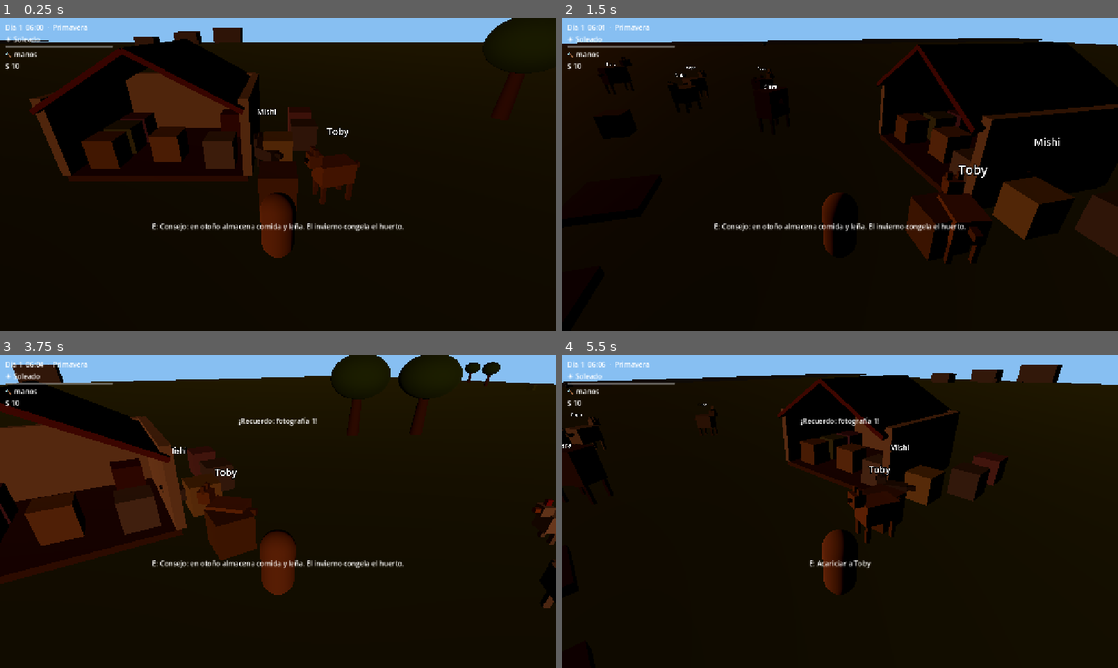
Above: before the commit, frames 1-4 (two rows, left to right).
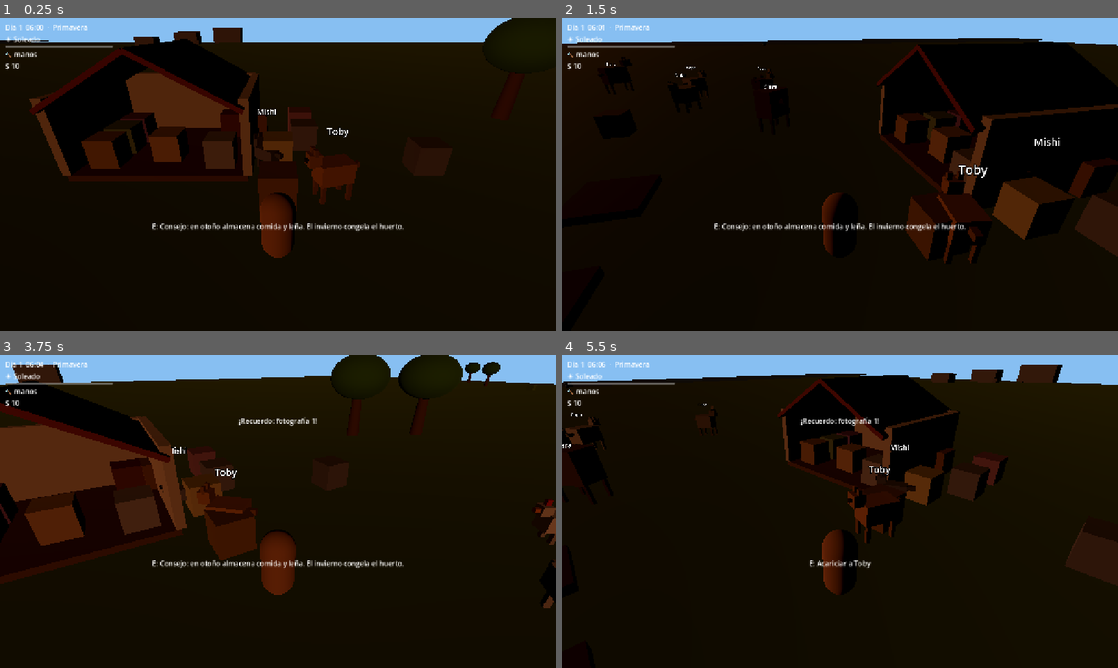
Above: after the commit, the same moments.

Repository: rafael-espinosa-rodriguez/nuestra-vida-en-el-campo
Game: Godot game, scene res://scenes/Main.tscn
The game is run twice, just before and just after one commit, with the same random seed, the same clock (stepped at 60 frames per second) and the same inputs.
Inputs (mouse positions are in pixels of both pictures, inside the frame that each line leads up to):
- Up to frame 1 (0.25 s): no input
- Up to frame 2 (1.5 s): tap Enter (ui_accept) at 0.5, 0.77, 1.07 s; move the mouse to (962, 158) at 0.52 s; hold D (move_right) 0.53-1.25 s; tap E (interact) at 0.6 s; click (962, 158) at 0.67 s; tap 6 at 0.8 s; drag from (728, 190) to (812, 237) at 1.27 s
- Up to frame 3 (3.75 s): move the mouse to (333, 442) at 2.02 s; hold D (move_right) 2.03-2.75 s; tap G (gift) at 2.1 s; click (333, 442) at 2.17 s; tap 6 at 2.3 s; drag from (250, 574) to (111, 464) at 2.77 s; move the mouse to (444, 558) at 3.52 s; hold A (move_left) from 3.53 s (still down); tap C (photo) at 3.6 s; click (444, 558) at 3.67 s
- Up to frame 4 (5.5 s): tap Enter (ui_accept) at 3.77, 4.07 s; tap 6 at 3.8, 5.3 s; release A (move_left) at 4.25 s; drag from (673, 464) to (756, 433) at 4.27 s; move the mouse to (867, 511) at 5.02 s; hold S (move_back) from 5.03 s (still down); tap T (trade) at 5.1 s; click (867, 511) at 5.17 s

The runs differ from the first frame. In frame 1, less than 0.1% of the frame differs, in the area x 46-48%, y 31-38%; in frame 2, 0.4%; in frame 3, 0.2%; in frame 4, 0.7%, in the area x 59-100%, y 29-74%.

Commit message:
feat(spec-024): armario, taller, cercas colocables, 3 decor extra + smoke

Diff:
--- a/project.godot
+++ b/project.godot
@@ -1,5 +1,10 @@
 ; Engine configuration file.
-; Nuestra Vida en el Campo — Godot 4 clásica (GDScript). MVP semana completa primavera.
+; It's best edited using the editor UI and not directly,
+; since the parameters that go here are not all obvious.
+;
+; Format:
+;   [section] ; section goes between []
+;   param=value ; assign values to parameters
 
 config_version=5
 
@@ -25,15 +30,15 @@
 MemorySystem="*res://scripts/systems/memory_system.gd"
 MCPRuntimeServer="*res://addons/godot_mcp_toolkit/runtime/mcp_runtime_server.gd"
 
-[editor_plugins]
-
-enabled=PackedStringArray("res://addons/godot_mcp_toolkit/plugin.cfg")
-
 [display]
 
 window/size/viewport_width=1280
 window/size/viewport_height=720
 window/stretch/mode="canvas_items"
+
+[editor_plugins]
+
+enabled=PackedStringArray("res://addons/godot_mcp_toolkit/plugin.cfg")
 
 [input]
 
@@ -87,13 +92,9 @@
 ]
 }
 
-[input_devices]
-
-pointing/emulate_touch_from_mouse=false
-
 [rendering]
 
 renderer/rendering_method="gl_compatibility"
 renderer/rendering_method.mobile="gl_compatibility"
+textures/vram_compression/import_etc2_astc=true
 environment/defaults/default_clear_color=Color(0.53, 0.75, 0.95, 1)
-textures/vram_compression/import_etc2_astc=true
--- /dev/null
+++ b/resources/data/items/cerca.tres
@@ -0,0 +1,10 @@
+[gd_resource type="Resource" script_class="ItemData" load_steps=2 format=3]
+
+[ext_resource type="Script" path="res://scripts/data/item_data.gd" id="1"]
+
+[resource]
+script = ExtResource("1")
+item_id = "cerca"
+display_name = "Cerca"
+category = 5
+max_stack = 10
--- /dev/null
+++ b/resources/data/items/decor_cortina.tres
@@ -0,0 +1,10 @@
+[gd_resource type="Resource" script_class="ItemData" load_steps=2 format=3]
+
+[ext_resource type="Script" path="res://scripts/data/item_data.gd" id="1"]
+
+[resource]
+script = ExtResource("1")
+item_id = "decor_cortina"
+display_name = "Cortina"
+category = 5
+max_stack = 1
--- /dev/null
+++ b/resources/data/items/decor_estanteria.tres
@@ -0,0 +1,10 @@
+[gd_resource type="Resource" script_class="ItemData" load_steps=2 format=3]
+
+[ext_resource type="Script" path="res://scripts/data/item_data.gd" id="1"]
+
+[resource]
+script = ExtResource("1")
+item_id = "decor_estanteria"
+display_name = "Estantería"
+category = 5
+max_stack = 1
--- /dev/null
+++ b/resources/data/items/decor_lampara.tres
@@ -0,0 +1,10 @@
+[gd_resource type="Resource" script_class="ItemData" load_steps=2 format=3]
+
+[ext_resource type="Script" path="res://scripts/data/item_data.gd" id="1"]
+
+[resource]
+script = ExtResource("1")
+item_id = "decor_lampara"
+display_name = "Lámpara"
+category = 5
+max_stack = 1
--- /dev/null
+++ b/scenes/Fence.tscn
@@ -0,0 +1,33 @@
+[gd_scene load_steps=4 format=3]
+
+[sub_resource type="StandardMaterial3D" id="mat_fence"]
+albedo_color = Color(0.55, 0.4, 0.24, 1)
+
+[sub_resource type="BoxMesh" id="mesh_post"]
+material = SubResource("mat_fence")
+size = Vector3(0.18, 1.1, 0.18)
+
+[sub_resource type="BoxMesh" id="mesh_rail"]
+material = SubResource("mat_fence")
+size = Vector3(0.1, 0.12, 2.0)
+
+[sub_resource type="BoxShape3D" id="shape_post"]
+size = Vector3(0.18, 1.1, 2.0)
+
+[node name="Fence" type="StaticBody3D"]
+
+[node name="Post" type="MeshInstance3D" parent="."]
+position = Vector3(0, 0.55, 0)
+mesh = SubResource("mesh_post")
+
+[node name="PostCol" type="CollisionShape3D" parent="."]
+position = Vector3(0, 0.55, 0)
+shape = SubResource("shape_post")
+
+[node name="Rail1" type="MeshInstance3D" parent="."]
+position = Vector3(0, 0.85, 0)
+mesh = SubResource("mesh_rail")
+
+[node name="Rail2" type="MeshInstance3D" parent="."]
+position = Vector3(0, 0.45, 0)
+mesh = SubResource("mesh_rail")
--- a/scenes/Main.tscn
+++ b/scenes/Main.tscn
@@ -54,6 +54,29 @@
 material = SubResource("mat_rug")
 size = Vector3(2.4, 0.06, 1.6)
 
+[sub_resource type="StandardMaterial3D" id="mat_curtain"]
+albedo_color = Color(0.7, 0.3, 0.35, 1)
+
+[sub_resource type="BoxMesh" id="mesh_curtain"]
+material = SubResource("mat_curtain")
+size = Vector3(0.08, 1.3, 0.9)
+
+[sub_resource type="StandardMaterial3D" id="mat_lamp"]
+albedo_color = Color(1.0, 0.9, 0.6, 1)
+emission_enabled = true
+emission = Color(1.0, 0.85, 0.5, 1)
+
+[sub_resource type="BoxMesh" id="mesh_lamp"]
+material = SubResource("mat_lamp")
+size = Vector3(0.35, 0.9, 0.35)
+
+[sub_resource type="StandardMaterial3D" id="mat_shelf"]
+albedo_color = Color(0.45, 0.3, 0.18, 1)
+
+[sub_resource type="BoxMesh" id="mesh_shelf"]
+material = SubResource("mat_shelf")
+size = Vector3(1.4, 1.7, 0.4)
+
 [sub_resource type="StandardMaterial3D" id="mat_water"]
 albedo_color = Color(0.3, 0.55, 0.85, 1)
 
@@ -244,6 +267,29 @@
 visible = false
 position = Vector3(0, 0.03, 0)
 mesh = SubResource("mesh_rug")
+
+[node name="DecorCortina" type="MeshInstance3D" parent="House" groups=["DecorCortina"]]
+visible = false
+position = Vector3(-2.8, 1.7, 0.5)
+mesh = SubResource("mesh_curtain")
+
+[node name="DecorLampara" type="MeshInstance3D" parent="House" groups=["DecorLampara"]]
+visible = false
+position = Vector3(2.4, 0.45, -1.5)
+mesh = SubResource("mesh_lamp")
+
+[node name="DecorEstanteria" type="MeshInstance3D" parent="House" groups=["DecorEstanteria"]]
+visible = false
+position = Vector3(-1.5, 0.85, -2.1)
+mesh = SubResource("mesh_shelf")
+
+[node name="Armario" parent="." instance=ExtResource("7")]
+position = Vector3(-1, 0.5, -7.5)
+prop_id = "armario"
+
+[node name="Taller" parent="." instance=ExtResource("7")]
+position = Vector3(5, 0.5, -4)
+prop_id = "taller"
 
 [node name="Decor" parent="." instance=ExtResource("7")]
 position = Vector3(-4, 0.5, -5)
--- a/scripts/components/prop.gd
+++ b/scripts/components/prop.gd
@@ -14,12 +14,16 @@
 	"fish": Color(0.35, 0.6, 0.85), "forage": Color(0.4, 0.6, 0.3),
 	"telar": Color(0.7, 0.5, 0.65), "decor": Color(0.85, 0.7, 0.5),
 	"corral": Color(0.55, 0.45, 0.3), "quesera": Color(0.9, 0.85, 0.55),
-	"conservera": Color(0.5, 0.65, 0.45)}
+	"conservera": Color(0.5, 0.65, 0.45), "armario": Color(0.6, 0.42, 0.28),
+	"taller": Color(0.5, 0.5, 0.55)}
 
 const DECOR_CATALOG := [
 	{"id": "decor_maceta", "name": "Maceta", "price": 10, "node": "DecorMaceta"},
 	{"id": "decor_cuadro", "name": "Cuadro", "price": 15, "node": "DecorCuadro"},
 	{"id": "decor_alfombra", "name": "Alfombra", "price": 20, "node": "DecorAlfombra"},
+	{"id": "decor_cortina", "name": "Cortina", "price": 12, "node": "DecorCortina"},
+	{"id": "decor_lampara", "name": "Lámpara", "price": 18, "node": "DecorLampara"},
+	{"id": "decor_estanteria", "name": "Estantería", "price": 25, "node": "DecorEstanteria"},
 ]
 
 var lit: bool = false
@@ -87,6 +91,10 @@
 			return "Picar " + forage_id + " (pico)" if forage_id in ["piedra", "mineral"] else "Recoger " + forage_id
 		"telar":
 			return "Tejer tela (2 lana)"
+		"armario":
+			return "Cambiar camisa"
+		"taller":
+			return "Hacer cerca (2 madera)"
 		"quesera":
 			return "Hacer queso/yogur (leche)"
 		"conservera":
@@ -149,6 +157,13 @@
 			if pl != null and inv != null and int(inv.call("get_count", "lana")) >= 2 and pl.spend_energy(4.0):
 				inv.call("remove_item", "lana", 2)
 				inv.call("add_item", "tela")
+		"armario":
+			if pl != null and pl.has_method("cycle_shirt"):
+				pl.cycle_shirt()
+		"taller":
+			if inv != null and int(inv.call("get_count", "madera")) >= 2:
+				inv.call("remove_item", "madera", 2)
+				inv.call("add_item", "cerca")
 		"quesera":
 			if pl != null:
 				_cook(pl, inv, ["queso", "yogur"])
--- a/scripts/player.gd
+++ b/scripts/player.gd
@@ -7,10 +7,14 @@
 @export var sprint_multiplier: float = 1.6
 @export var max_energy: float = 100.0
 
-const TOOLS: Array[String] = ["azada", "regadera", "hacha", "cana", "pico"]
+const TOOLS: Array[String] = ["azada", "regadera", "hacha", "cana", "pico", "cerca"]
+const SHIRTS := [Color(0.85, 0.6, 0.4), Color(0.4, 0.6, 0.85), Color(0.5, 0.75, 0.45), Color(0.75, 0.45, 0.7)]
 
 @onready var spring_arm: SpringArm3D = $SpringArm3D
 @onready var detector: Area3D = $InteractDetector
+@onready var body_mesh: MeshInstance3D = $MeshInstance3D
+
+var shirt_idx: int = 0
 
 var nearby: Array[Node] = []
 var current: Node = null
@@ -25,6 +29,20 @@
 	detector.area_exited.connect(_on_area_exited)
 	detector.body_entered.connect(_on_body_entered)
 	detector.body_exited.connect(_on_body_exited)
+	_apply_shirt()
+
+
+func cycle_shirt() -> void:
+	shirt_idx = (shirt_idx + 1) % SHIRTS.size()
+	_apply_shirt()
+
+
+func _apply_shirt() -> void:
+	if not is_node_ready() or body_mesh == null:
+		return
+	var mat := StandardMaterial3D.new()
+	mat.albedo_color = SHIRTS[shirt_idx]
+	body_mesh.set_surface_override_material(0, mat)
 
 
 func _physics_process(delta: float) -> void:
@@ -51,8 +69,11 @@
 	if dir.length() > 0.1:
 		rotation.y = lerp_angle(rotation.y, atan2(-dir.x, -dir.z), 10.0 * delta)
 	_update_current()
-	if Input.is_action_just_pressed("interact") and current != null and current.has_method("interact"):
-		current.interact(self)
+	if Input.is_action_just_pressed("interact"):
+		if equipped_tool == "cerca" and current == null:
+			place_fence()
+		elif current != null and current.has_method("interact"):
+			current.interact(self)
 	if Input.is_action_just_pressed("gift") and current != null and current is NPC:
 		var rel: Node = get_node_or_null("/root/RelationshipSystem")
 		if rel != null:
@@ -100,6 +121,8 @@
 				_equip_from_inventory(inv, 3)
 			KEY_5:
 				_equip_from_inventory(inv, 4)
+			KEY_6:
+				_equip_from_inventory(inv, 5)
 
 
 func _equip_from_inventory(inv: Node, index: int) -> void:
@@ -148,6 +171,25 @@
 	if not bool(inv.call("remove_item", item_id)):
 		return false
 	restore_energy(float(FOOD_ENERGY[item_id]))
+	return true
+
+
+func place_fence() -> bool:
+	var inv: Node = get_node_or_null("/root/InventorySystem")
+	if inv == null or not bool(inv.call("remove_item", "cerca")):
+		return false
+	var fence: Node = (load("res://scenes/Fence.tscn") as PackedScene).instantiate()
+	var fwd: Vector3 = -global_transform.basis.z
+	fwd.y = 0.0
+	var spot: Vector3 = global_position + (fwd.normalized() * 2.0 if fwd.length() > 0.01 else Vector3(0, 0, 2.0))
+	spot.y = 0.0
+	fence.set("position", spot)
+	(fence as Node3D).rotation.y = rotation.y
+	var home: Node = get_tree().current_scene
+	if home == null:
+		home = get_parent()
+	fence.add_to_group("fences")
+	home.add_child(fence)
 	return true
 
 
--- /dev/null
+++ b/tests/smoke_024.gd
@@ -0,0 +1,49 @@
+extends SceneTree
+## Smoke spec 024: armario cambia camisa, taller hace cercas, cerca se coloca, decor extra.
+
+var _frames := 0
+var _main: Node
+
+
+func _process(_delta: float) -> bool:
+	_frames += 1
+	if _frames == 5:
+		_phase_one()
+	if _frames == 8:
+		_phase_two()
+		quit()
+	return false
+
+
+func _phase_one() -> void:
+	_main = load("res://scenes/Main.tscn").instantiate()
+	root.add_child(_main)
+	var inv: Node = root.get_node_or_null("InventorySystem")
+	var player: Node = get_nodes_in_group("player")[0]
+	var shirt0: int = int(player.get("shirt_idx"))
+	_main.get_node("Armario").call("interact", player)
+	assert(int(player.get("shirt_idx")) == (shirt0 + 1) % 4, "armario cambia camisa")
+	inv.call("add_item", "madera", 4)
+	_main.get_node("Taller").call("interact", player)
+	_main.get_node("Taller").call("interact", player)
+	assert(int(inv.call("get_count", "cerca")) == 2, "taller: 4 madera -> 2 cercas")
+	assert(player.call("equip", "cerca"), "equipa cerca")
+	var fences0: int = _count_fences()
+	player.call("place_fence")
+	assert(_count_fences() == fences0 + 1, "cerca colocada en el mundo")
+	assert(int(inv.call("get_count", "cerca")) == 1, "colocar consume cerca")
+	inv.set("money", 100)
+
+
+func _count_fences() -> int:
+	return get_nodes_in_group("fences").size()
+
+
+func _phase_two() -> void:
+	var inv: Node = root.get_node_or_null("InventorySystem")
+	for i: int in 5:
+		_main.get_node("Decor").call("interact", null)
+	assert(bool(inv.call("has", "decor_cortina")), "compra cortina")
+	assert(bool(inv.call("has", "decor_lampara")), "compra lampara")
+	assert(bool(_main.get_node("House/DecorCortina").visible), "cortina visible")
+	print("SMOKE024 OK")
Not shown, added: .mcp.json
Not shown: 1 places in scenes/Main.tscn that only renumber resources
Not shown, added: tests/smoke_024.gd.uid
